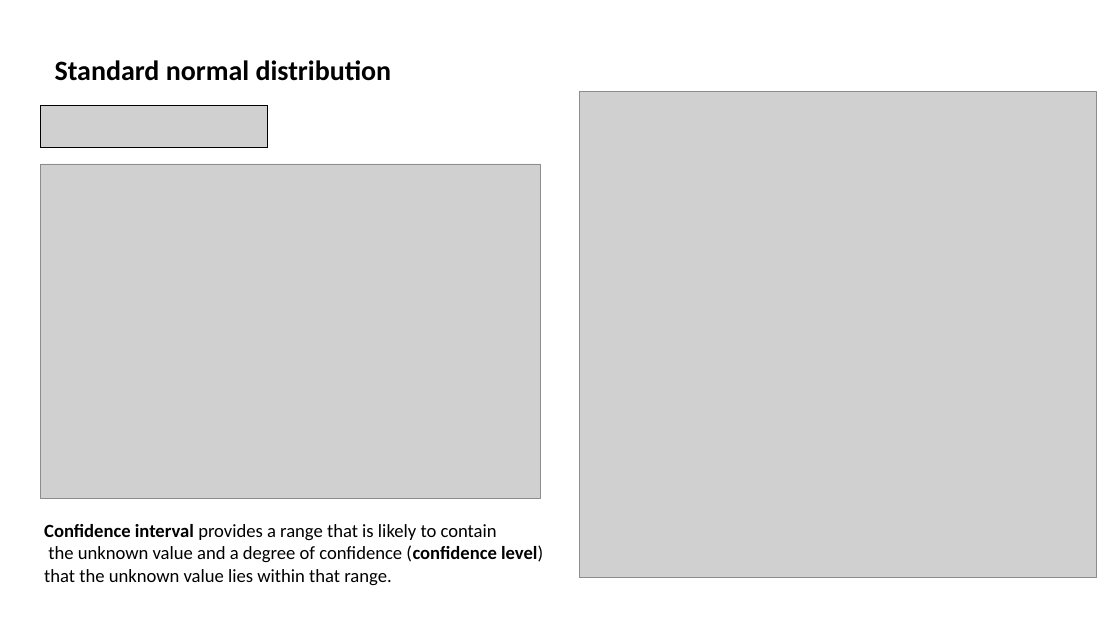
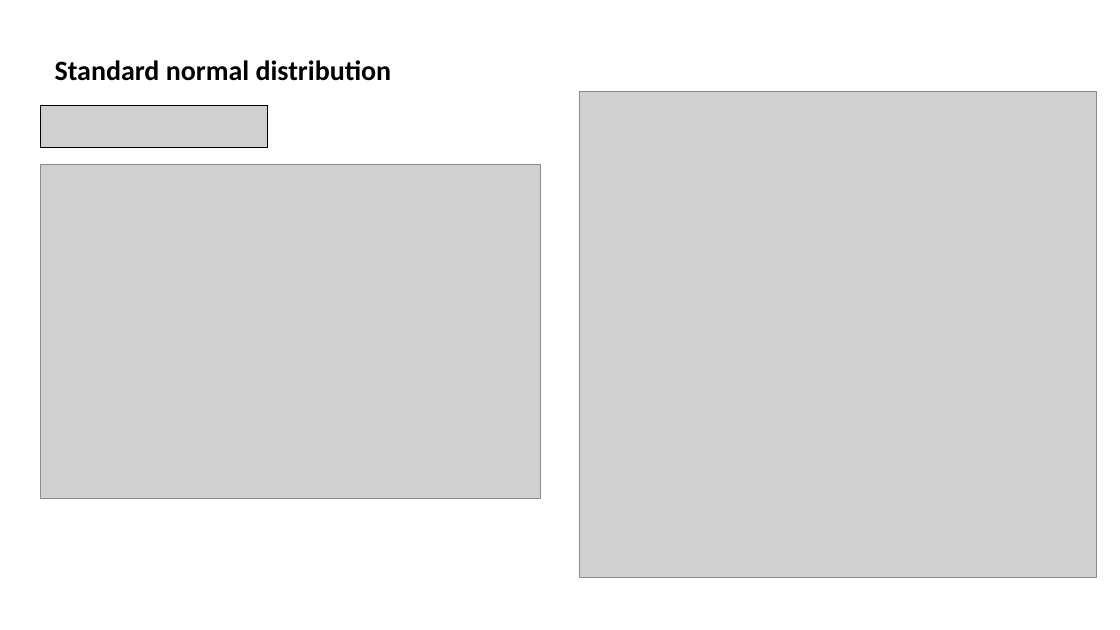
Before and after one commit to MarcoCalbucci/DataAnalytics, a slide deck: slide 18 of Probability_Statistics/Probability_Statistics_intro.pptx. Drawn at 1120x630 pixels with LibreOffice and Linux fonts; fonts in the diff are those of the drawing; grey boxes stand for pictures. Boxes give left, top, right and bottom in pixels: in the first picture for what was removed or moved away, otherwise in the second. Text is boxed around its words. In the diff, an @@ line names an element or a change of style, - is before the commit and + after.

```diff
--- a/Probability_Statistics/Probability_Statistics_intro.pptx
+++ b/Probability_Statistics/Probability_Statistics_intro.pptx
@@ text removed at [44, 524, 543, 586] @@
-Confidence interval provides a range that is likely to contain
-the unknown value and a degree of confidence (confidence level)
-that the unknown value lies within that range.
```
Also in this commit, not shown: 1 other slide changed, 3 slides added, 3 other files.
